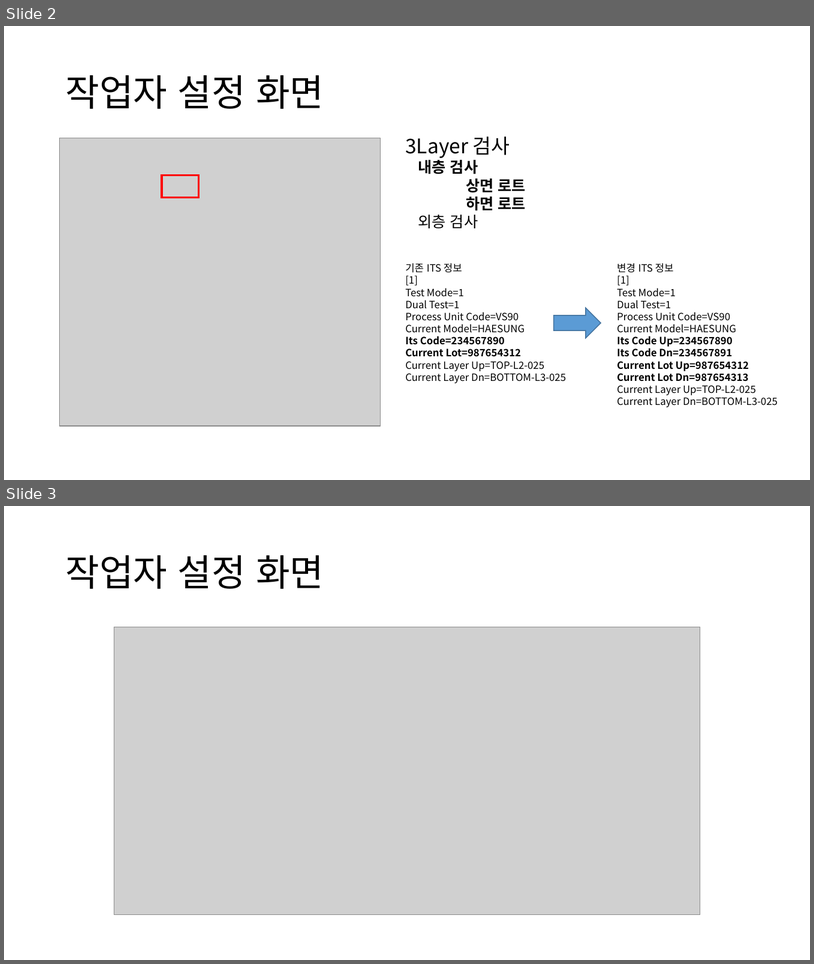
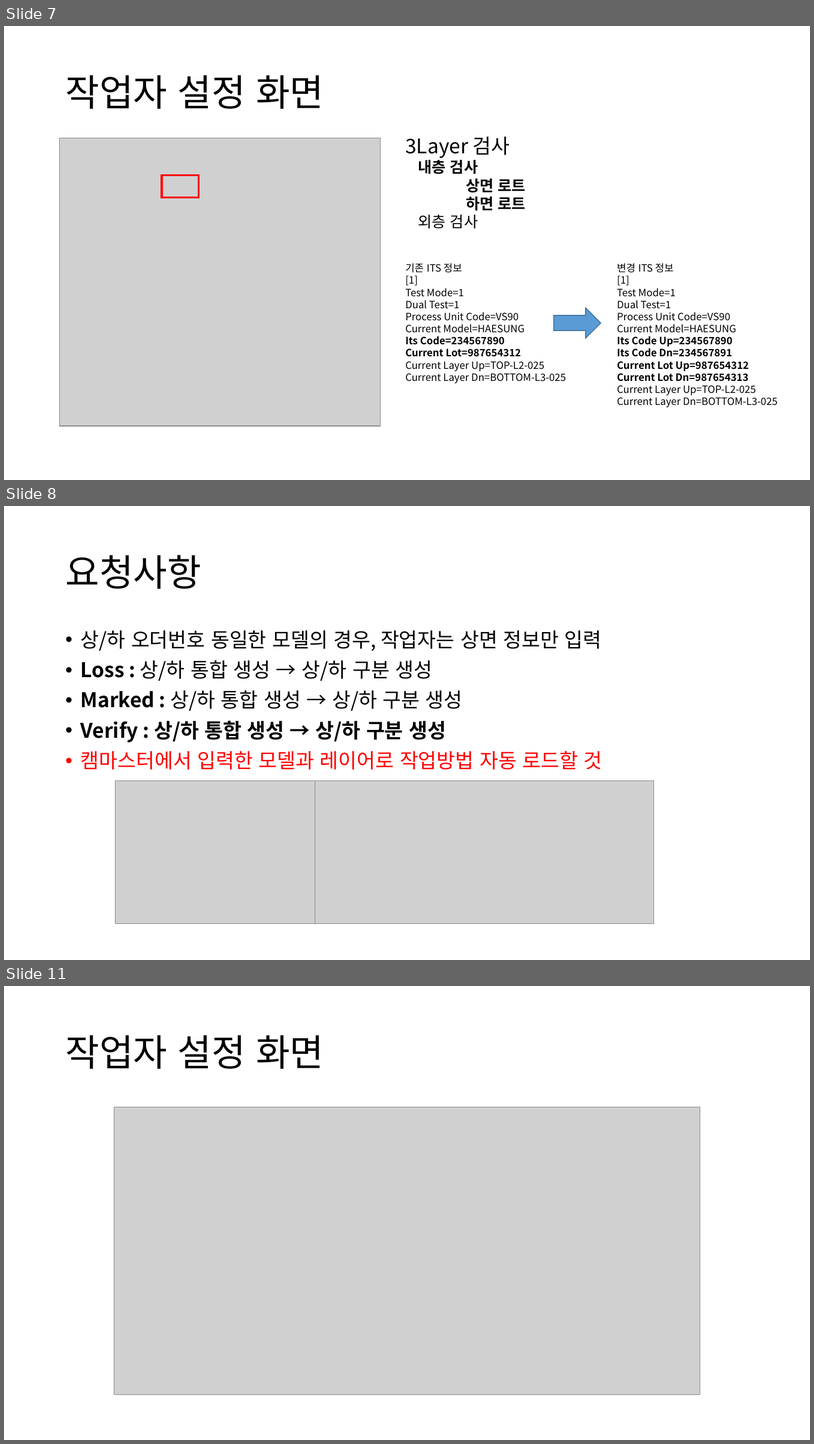
Before and after one commit to ShinYongDae/MyJob, a slide deck: 해성DS Layer별.pptx. Shown one above the other, each under a label of ours: slides 2 and 3 before the commit, slides 7, 8 and 11 after it; the slides between them are not shown. The pictures are 814x964 and 814x1444 pixels, drawn with LibreOffice and Linux fonts; fonts in the diff are those of the drawing; grey boxes stand for pictures. Boxes give left, top, right and bottom in pixels: in the first picture for what was removed or moved away, otherwise in the second. Text is boxed around its words. In the diff, an @@ line names an element or a change of style, - is before the commit and + after.

```diff
--- a/해성DS Layer별.pptx
+++ b/해성DS Layer별.pptx
@@ slide 8 added at <box>4,506,810,960</box>, background #FFFFFF @@
@@ title added at <box>65,555,201,589</box>, 44 pt, text #000000 @@
+요청사항
@@ text added at <box>81,630,603,769</box>, 24 pt, text #000000 @@
+• 상/하 오더번호 동일한 모델의 경우, 작업자는 상면 정보만 입력
+• Loss : 상/하 통합 생성 → 상/하 구분 생성
+• Marked : 상/하 통합 생성 → 상/하 구분 생성
+• Verify : 상/하 통합 생성 → 상/하 구분 생성
+• 캠마스터에서 입력한 모델과 레이어로 작업방법 자동 로드할 것
@@ picture added at <box>116,781,315,924</box> @@
@@ picture added at <box>315,780,654,924</box> @@
@@ what was slide 2 is now slide 7 @@
@@ what was slide 3 is now slide 11 @@
```
Also in this commit, not shown: 7 other slides added, 1 other file.
